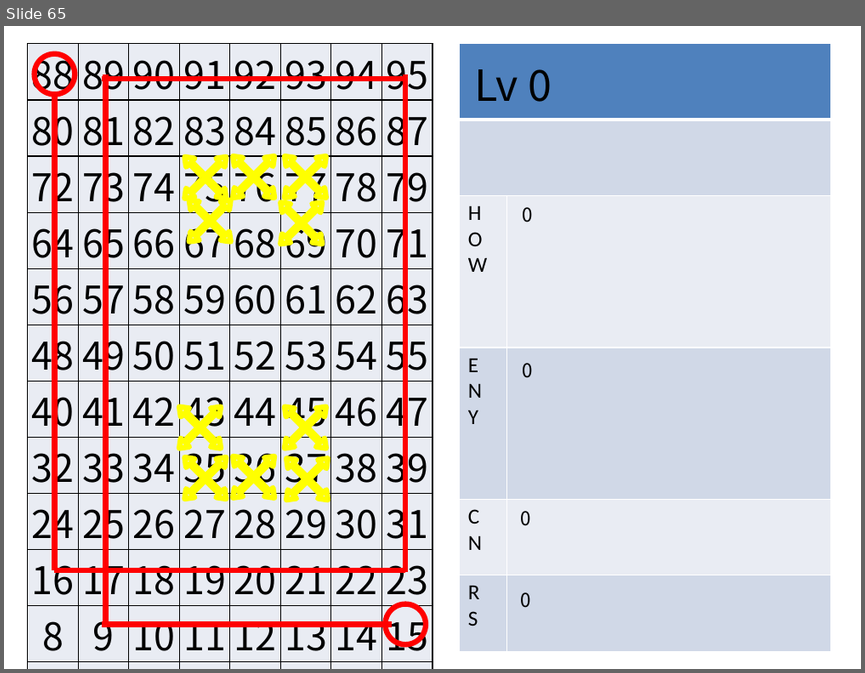
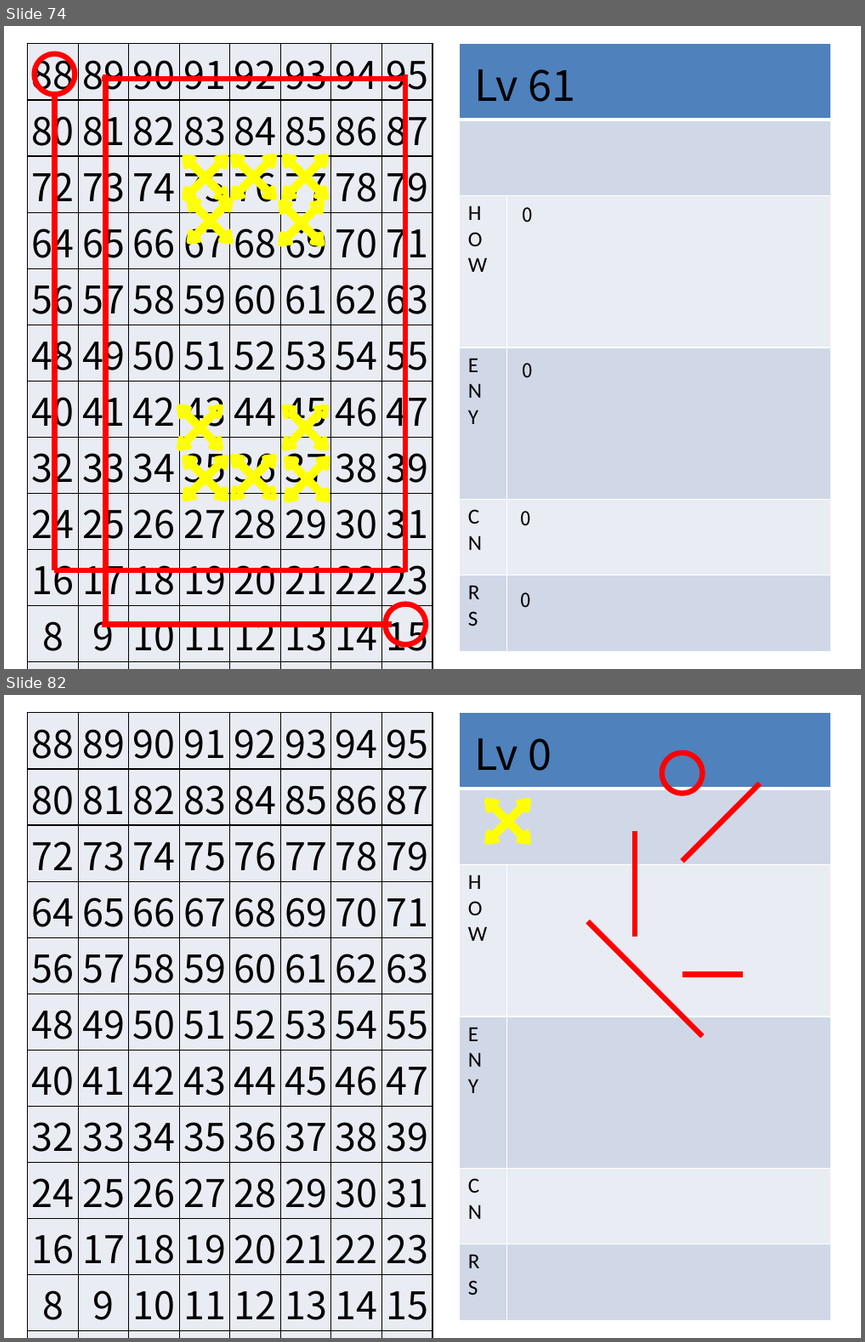
Before and after one commit to Crasader/ColorDefence, a slide deck: LEVELS.pptx. Shown one above the other, each under a label of ours: slide 65 before the commit, slides 74 and 82 after it; the slides between them are not shown. The pictures are 865x673 and 865x1342 pixels, drawn with LibreOffice and Linux fonts; fonts in the diff are those of the drawing. Boxes give left, top, right and bottom in pixels: in the first picture for what was removed or moved away, otherwise in the second. Text is boxed around its words. In the diff, an @@ line names an element or a change of style, - is before the commit and + after.

```diff
--- a/LEVELS.pptx
+++ b/LEVELS.pptx
@@ slide 82 added at (4, 695, 861, 1338), background #FFFFFF; not listed: 2 template elements that a slide beside it also shows @@
@@ text added at (475, 738, 551, 771), 36 pt, text #000000 @@
+Lv 0
@@ ellipse added at (662, 753, 703, 793), outline #FF0000 4.5 pt @@
@@ quad arrow added at (466, 779, 550, 863), outline #FFFF00 4.5 pt @@
@@ line added from (681, 862) to (760, 783), #FF0000 4.5 pt @@
@@ line added from (635, 830) to (635, 936), #FF0000 4.5 pt @@
@@ line added from (587, 921) to (703, 1036), #FF0000 4.5 pt @@
@@ line added from (681, 975) to (743, 975), #FF0000 4.5 pt @@
@@ what was slide 65 is now slide 74 @@
@@ slide 74 changed as well @@
@@ text at (475, 69, 575, 102): text changed @@
-Lv 0
+Lv 61
```
Also in this commit, not shown: 6 other slides changed, 20 other slides added, 3 other files.
